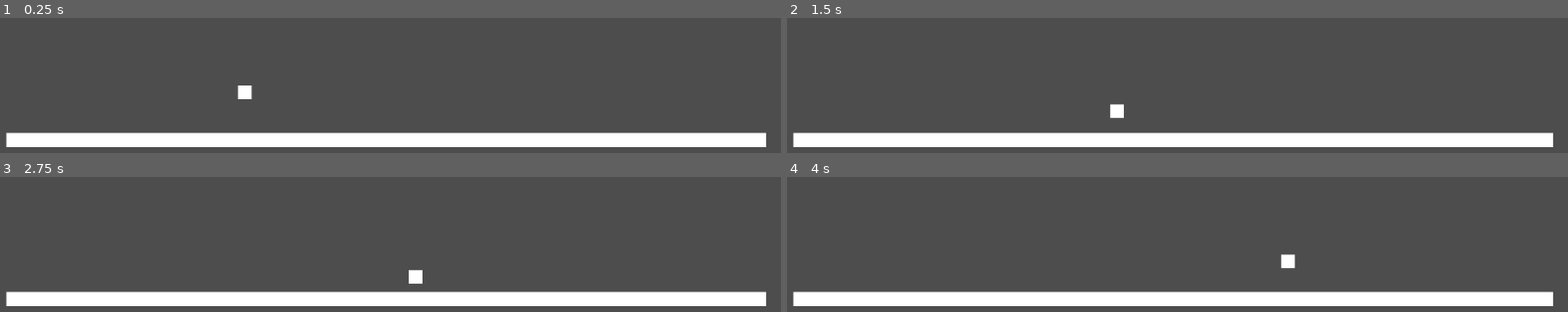
Above: before the commit, frames 1-4 (two rows, left to right).
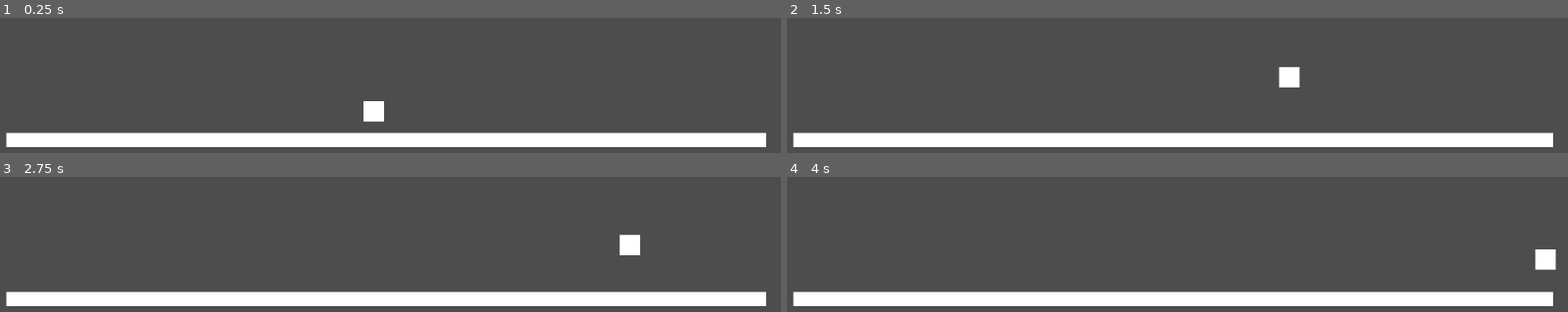
Above: after the commit, the same moments.

Repository: Cinition/Scale3
Game: Godot game, scene res://Levels/QubertTestScene.tscn
Same seed, same stepped clock (60 frames per second), same inputs: the game is played once before the commit and once after it.
Inputs:
- Up to frame 1 (0.25 s): no input
- Up to frame 2 (1.5 s): hold Up (ScaleQubertUp) from 0.53 s (still down); tap Space (Jump) at 0.6, 0.77, 1.07, 1.35 s
- Up to frame 3 (2.75 s): tap Space (Jump) at 1.52, 1.82, 2.1 s; release Up (ScaleQubertUp) at 2.03 s; hold Down (ScaleQubertDown) from 2.03 s (still down)
- Up to frame 4 (4 s): release Down (ScaleQubertDown) at 2.78 s; hold Up (ScaleQubertUp) from 2.78 s (still down); tap Space (Jump) at 2.85, 3.02, 3.32, 3.6, 3.77 s

The runs differ from the first frame. In frame 1, 0.6% of the frame differs, in the area x 30-50%, y 50-77%; in frame 2, 0.6%; in frame 3, 0.6%; in frame 4, 0.6%, in the area x 63-99%, y 53-69%.

Commit message:
Almost fully workling scaling system

Diff:
--- /dev/null
+++ b/Asset/LargeQubertMesh.tres
@@ -0,0 +1,4 @@
+[gd_resource type="QuadMesh" format=3 uid="uid://b2snghn7htjul"]
+
+[resource]
+size = Vector2(45, 45)
--- /dev/null
+++ b/Asset/NormalQubertMesh.tres
@@ -0,0 +1,4 @@
+[gd_resource type="QuadMesh" format=3 uid="uid://chq3p388ea6ck"]
+
+[resource]
+size = Vector2(30, 30)
--- /dev/null
+++ b/Asset/SmallQubertMesh.tres
@@ -0,0 +1,4 @@
+[gd_resource type="QuadMesh" format=3 uid="uid://bgtbcgh6xawjc"]
+
+[resource]
+size = Vector2(15, 15)
--- a/Levels/QubertTestScene.tscn
+++ b/Levels/QubertTestScene.tscn
@@ -23,7 +23,8 @@
 [node name="Camera" type="Camera2D" parent="."]
 position = Vector2(575, 324)
 
-[node name="Qubert" parent="." instance=ExtResource("1_rrmbb")]
-position = Vector2(341, 524)
-MovementSpeed = 100.0
-JumpStrength = 200.0
+[node name="CharacterBody2D" parent="." instance=ExtResource("1_rrmbb")]
+position = Vector2(518, 543)
+MovementSpeed = 150.0
+JumpStrength = 500.0
+ScaledDuration = null
--- a/Objects/Qubert.gd
+++ /dev/null
@@ -1,35 +0,0 @@
-extends Node2D
-
-@onready var CB = $CharacterBody2D
-
-@export var MovementSpeed: float = 10
-@export var JumpStrength:  float = 100
-@export var Gravity:       float = 9.807
-
-var GoingRight = true
-var IsDead     = false
-
-func _ready() -> void:
-	pass
-
-
-func _physics_process(delta: float) -> void:
-	if IsDead:
-		self.queue_free()
-
-	var velocity = CB.velocity
-
-	# Gravity
-	if not CB.is_on_floor():
-		velocity.y = velocity.y + Gravity;
-	else:
-		velocity.y = 0
-
-	if Input.is_action_just_pressed("Jump") and CB.is_on_floor():
-		velocity.y = -JumpStrength
-
-	# Move Qubert to the right
-	velocity.x = MovementSpeed if GoingRight else -MovementSpeed
-
-	CB.velocity = velocity
-	CB.move_and_slide()
--- a/Objects/Qubert.tscn
+++ b/Objects/Qubert.tscn
@@ -1,20 +1,16 @@
-[gd_scene load_steps=4 format=3 uid="uid://brgenyhui1ybj"]
+[gd_scene load_steps=5 format=3 uid="uid://brgenyhui1ybj"]
 
-[ext_resource type="Script" path="res://Objects/Qubert.gd" id="1_fguhl"]
+[ext_resource type="Script" path="res://Scripts/Qubert.gd" id="1_fguhl"]
+[ext_resource type="QuadMesh" uid="uid://chq3p388ea6ck" path="res://Asset/NormalQubertMesh.tres" id="3_tk2yd"]
+[ext_resource type="QuadMesh" uid="uid://b2snghn7htjul" path="res://Asset/LargeQubertMesh.tres" id="3_ubi5p"]
+[ext_resource type="QuadMesh" uid="uid://bgtbcgh6xawjc" path="res://Asset/SmallQubertMesh.tres" id="5_5642c"]
 
-[sub_resource type="QuadMesh" id="QuadMesh_gg3p7"]
-size = Vector2(20, 20)
+[node name="CharacterBody2D" type="CharacterBody2D"]
+script = ExtResource("1_fguhl")
+LargeQubertMesh = ExtResource("3_ubi5p")
+NormalQubertMesh = ExtResource("3_tk2yd")
+SmallQubertMesh = ExtResource("5_5642c")
 
-[sub_resource type="RectangleShape2D" id="RectangleShape2D_dd35p"]
+[node name="CollisionShape2D" type="CollisionShape2D" parent="."]
 
-[node name="Qubert" type="Node2D" groups=["Qubert"]]
-script = ExtResource("1_fguhl")
-
-[node name="CharacterBody2D" type="CharacterBody2D" parent="." groups=["Qubert"]]
-
-[node name="MeshInstance2D" type="MeshInstance2D" parent="CharacterBody2D"]
-mesh = SubResource("QuadMesh_gg3p7")
-
-[node name="CollisionShape2D" type="CollisionShape2D" parent="CharacterBody2D"]
-visible = false
-shape = SubResource("RectangleShape2D_dd35p")
+[node name="MeshInstance2D" type="MeshInstance2D" parent="."]
--- /dev/null
+++ b/Scripts/Qubert.gd
@@ -0,0 +1,87 @@
+@tool
+extends CharacterBody2D
+
+@onready var CollisionShape = $CollisionShape2D
+@onready var MeshInstance = $MeshInstance2D
+
+@export_category("Assets")
+@export var LargeQubertMesh:  QuadMesh
+@export var NormalQubertMesh: QuadMesh
+@export var SmallQubertMesh:  QuadMesh
+@export var QubertTexture:    Texture2D
+
+@export_category("Variables")
+@export var MovementSpeed:  float
+@export var JumpStrength:   float
+@export var ScaledDuration: float
+
+enum QubertSize {LARGE, NORMAL, SMALL}
+
+var CurrentQubertSize = QubertSize.NORMAL
+var GoingRight        = true
+var ScaledTimer       = 0.0
+
+func _ready() -> void:
+	SetQubertTo(QubertSize.NORMAL)
+
+
+func _process(delta: float) -> void:
+	if Engine.is_editor_hint():
+		return
+
+	if Input.is_action_pressed("ScaleQubertUp") and CurrentQubertSize == QubertSize.NORMAL:
+		CurrentQubertSize = QubertSize.LARGE
+		ScaledTimer       = ScaledDuration
+
+	if Input.is_action_pressed("ScaleQubertDown") and CurrentQubertSize == QubertSize.NORMAL:
+		CurrentQubertSize = QubertSize.SMALL
+		ScaledTimer       = ScaledDuration
+
+	if CurrentQubertSize != QubertSize.NORMAL:
+		ScaledTimer -= delta
+		if ScaledTimer < 0.0:
+			CurrentQubertSize = QubertSize.NORMAL
+
+
+func _physics_process(delta: float) -> void:
+	if Engine.is_editor_hint():
+		return
+
+	# Handle gravity
+	if not is_on_floor():
+		velocity += get_gravity() * delta
+
+	# Handle jump
+	if Input.is_action_just_pressed("Jump") and is_on_floor():
+		Jump()
+
+	# Move Qubert to the right
+	velocity.x = MovementSpeed if GoingRight else -MovementSpeed
+
+	# Apply velocity
+	move_and_slide()
+
+
+func Jump() -> void:
+	velocity.y = -JumpStrength
+
+
+func SetQubertTo(value: QubertSize) -> void:
+	if value == QubertSize.LARGE:
+		MeshInstance.set_mesh(LargeQubertMesh);
+
+		var shape = RectangleShape2D.new()
+		shape.size = LargeQubertMesh.size
+		CollisionShape.set_shape(shape);
+	elif value == QubertSize.SMALL:
+		MeshInstance.set_mesh(SmallQubertMesh);
+
+		var shape = RectangleShape2D.new()
+		shape.size = SmallQubertMesh.size
+		CollisionShape.set_shape(shape);
+	else:
+		MeshInstance.set_mesh(NormalQubertMesh);
+
+		var shape = RectangleShape2D.new()
+		shape.size = NormalQubertMesh.size
+		CollisionShape.set_shape(shape);
Not shown, removed: Asset/empty.txt
Not shown, removed: Scripts/empty.txt
